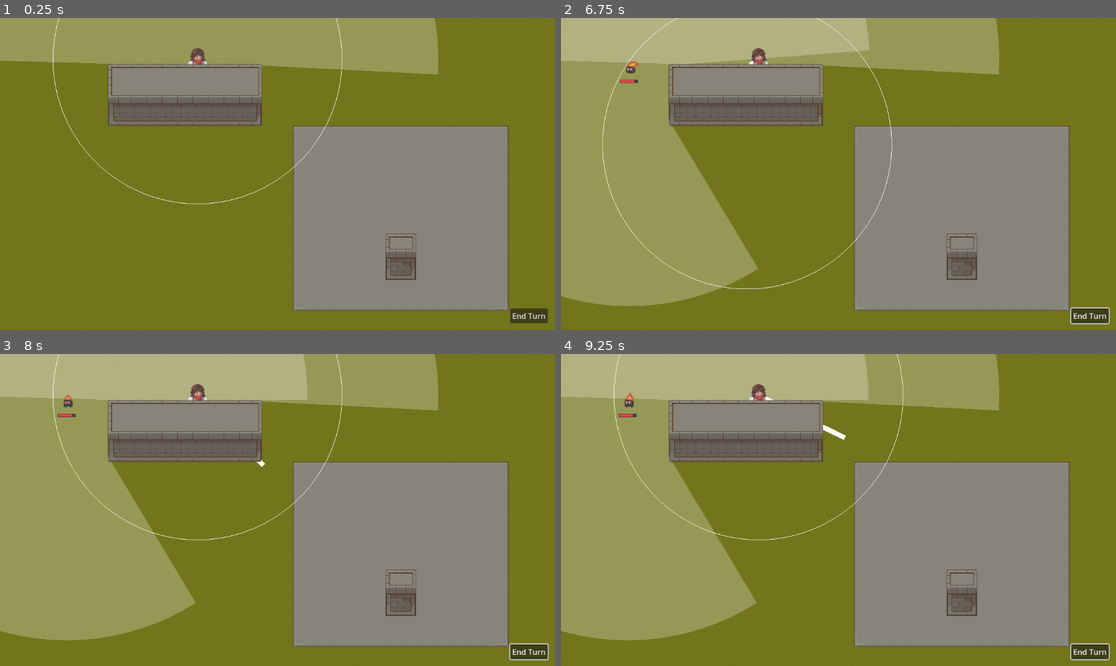
Above: before the commit, frames 1-4 (two rows, left to right).
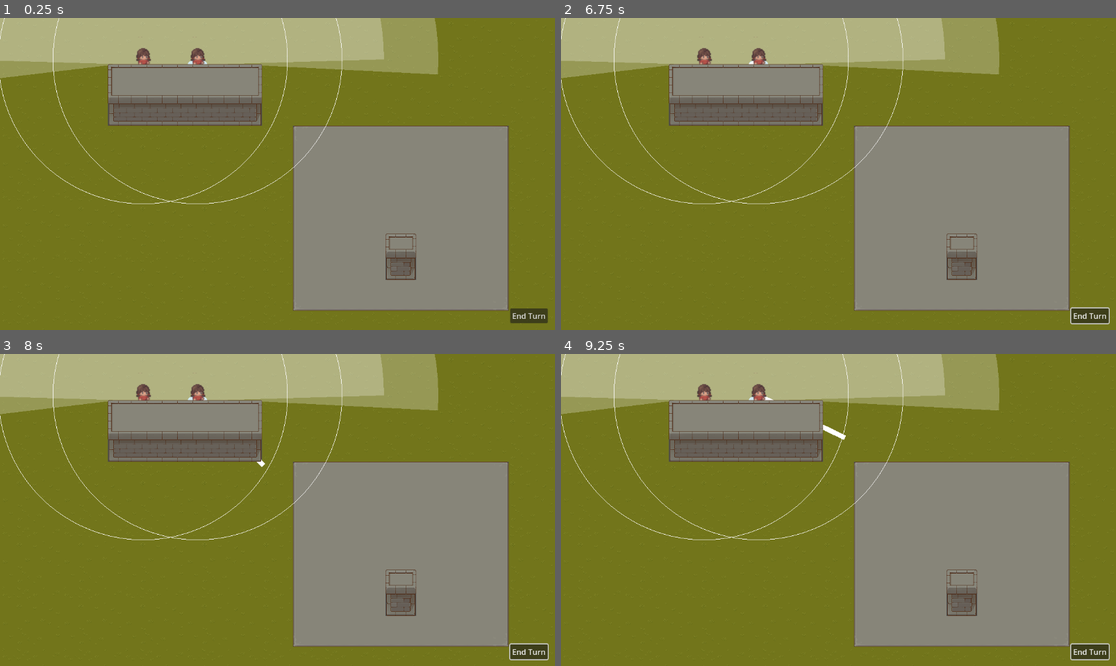
Above: after the commit, the same moments.

Repository: arlopurcell/tactical_artificer
Game: Godot game, scene res://root.tscn
The game is run twice, just before and just after one commit, with the same random seed, the same clock (stepped at 60 frames per second) and the same inputs.
Inputs (mouse positions are in pixels of both pictures, inside the frame that each line leads up to):
- Up to frame 1 (0.25 s): no input
- Up to frame 2 (6.75 s): click "End Turn" at 0.5 s; click "End Turn" at 1.25 s; click "End Turn" at 2 s; tap Enter at 2.75, 4.25, 5.75 s; move the mouse to (960, 158) at 2.77 s; hold 1 (cast1) 2.78-3.53 s; click (960, 158) at 2.92 s; tap Space at 3.5, 5, 6.5 s; move the mouse to (727, 189) at 3.52 s; tap 1 (cast1) at 3.6, 5.1, 6.6 s; click (727, 189) at 3.67 s; move the mouse to (894, 105) at 4.27 s; hold 1 (cast1) 4.28-5.03 s; click (894, 105) at 4.42 s; move the mouse to (810, 236) at 5.02 s; click (810, 236) at 5.17 s; move the mouse to (1005, 220) at 5.77 s; hold 1 (cast1) 5.78-6.53 s; click (1005, 220) at 5.92 s; move the mouse to (672, 127) at 6.52 s; click (672, 127) at 6.67 s
- Up to frame 3 (8 s): move the mouse to (305, 510) at 7.27 s; hold 1 (cast1) from 7.28 s (still down); click (305, 510) at 7.42 s
- Up to frame 4 (9.25 s): move the mouse to (755, 432) at 8.02 s; release 1 (cast1) at 8.03 s; tap 1 (cast1) at 8.1 s; click (755, 432) at 8.17 s; move the mouse to (960, 494) at 8.77 s; hold 1 (cast1) from 8.78 s (still down); click (960, 494) at 8.92 s

The runs differ from the first frame. In frame 1, 11% of the frame differs, in the area x 0-70%, y 0-60%; in frame 2, 22%, in the area x 0-70%, y 0-93%; in frame 3, 21%; in frame 4, 21%.
Error before the commit: Invalid call. Nonexistent function 'end_turn' in base 'Node (EnemyTeam.gd)'. (res://TurnController.gd:14)
Error after the commit: Invalid call. Nonexistent function 'end_turn' in base 'Node (EnemyTeam.gd)'. (res://TurnController.gd:15)

Commit message:
fix clicking friends

Diff:
--- a/Level.gd
+++ b/Level.gd
@@ -32,13 +32,14 @@
 
 		var targets = []
 		for node in nodes:
-			if node.has_child("MobProps"):
-				targets.append(node)
+			var target = node["collider"].get_parent()
+			if target.find_child("MobProps") != null:
+				targets.append(target)
 
 		match targets.size():
 			0: pass
-			1: targets[0]["collider"].get_parent().handle_click()
+			1: targets[0].handle_click()
 			_:
 				push_error("Multiple targets clicked")
 				for t in targets:
-					t["collider"].get_parent().handle_click()
+					t.handle_click()
--- a/TurnController.gd
+++ b/TurnController.gd
@@ -11,6 +11,7 @@
 	get_child(turn_index).start_turn()
 
 func end_turn():
+	# TODO disable end turn button if it's not the player turn
 	get_child(turn_index).end_turn()
 
 func _on_turn_ended():
--- a/level.tscn
+++ b/level.tscn
@@ -1163,8 +1163,14 @@
 [node name="Player" parent="TurnController/PlayerTeam" instance=ExtResource("5_f202y")]
 position = Vector2(410, 86)
 
+[node name="Player2" parent="TurnController/PlayerTeam" instance=ExtResource("5_f202y")]
+position = Vector2(297, 86)
+
 [node name="EnemyTeam" type="Node" parent="TurnController"]
 script = ExtResource("7_rpney")
 
 [node name="FireElemental" parent="TurnController/EnemyTeam" instance=ExtResource("9_cvpbs")]
 position = Vector2(684, 284)
+
+[node name="FireElemental2" parent="TurnController/EnemyTeam" instance=ExtResource("9_cvpbs")]
+position = Vector2(878, 564)
